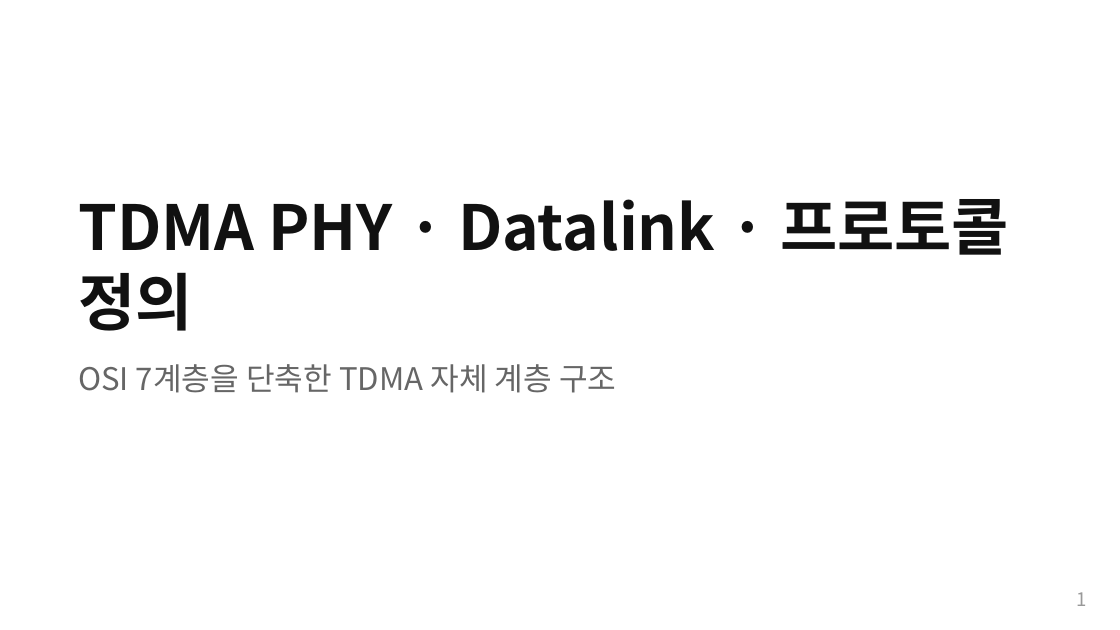
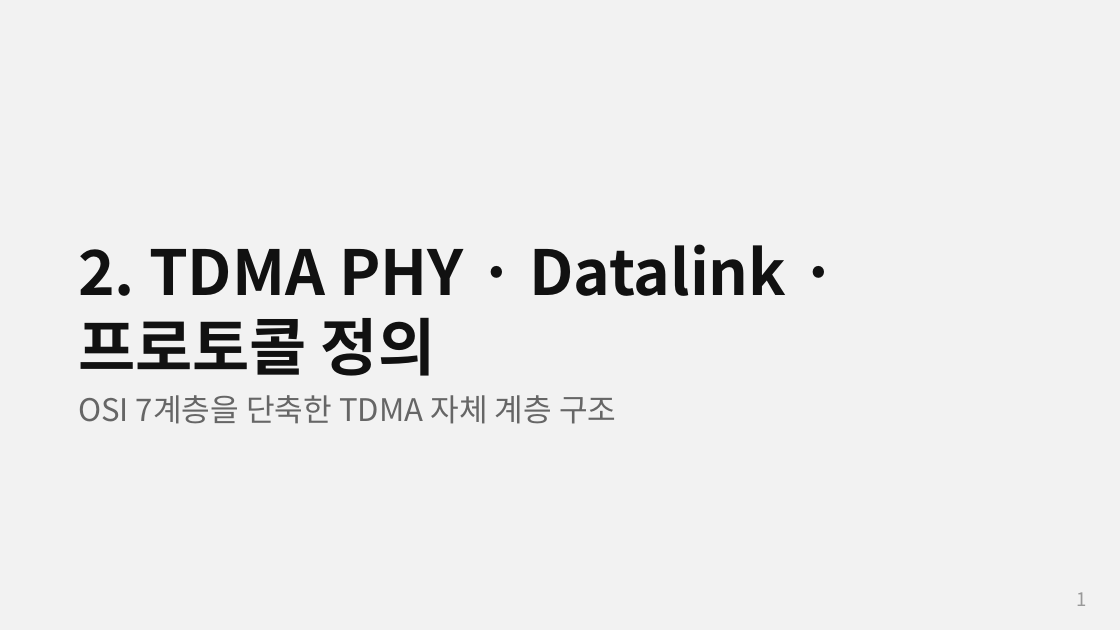
Before and after one commit to Woodong02/SoC_Design_and_Programming, a slide deck: slide 1 of section2_tdma_protocol.pptx. Drawn at 1120x630 pixels with LibreOffice and Linux fonts; fonts in the diff are those of the drawing. Boxes give left, top, right and bottom in pixels: in the first picture for what was removed or moved away, otherwise in the second. Text is boxed around its words. In the diff, an @@ line names an element or a change of style, - is before the commit and + after.

```diff
--- a/section2_tdma_protocol.pptx
+++ b/section2_tdma_protocol.pptx
@@ background #FFFFFF to #F2F2F2 @@
@@ text at (78, 244, 786, 376): text changed @@
-TDMA PHY · Datalink · 프로토콜 정의
+2. TDMA PHY · Datalink · 프로토콜 정의
@@ text "OSI 7계층을 단축한 TDMA 자체 ...": place and size @@
-text "OSI 7계층을 단축한 TDMA 자체 ..." at (78, 364, 616, 393)
+text "OSI 7계층을 단축한 TDMA 자체 ..." at (78, 395, 616, 424)
```
Also in this commit, not shown: 6 other slides changed, 11 other files.
